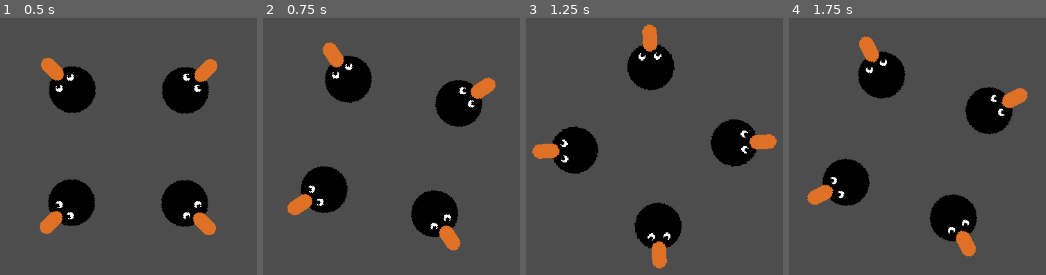
Above: before the commit, frames 1-4 (left to right).
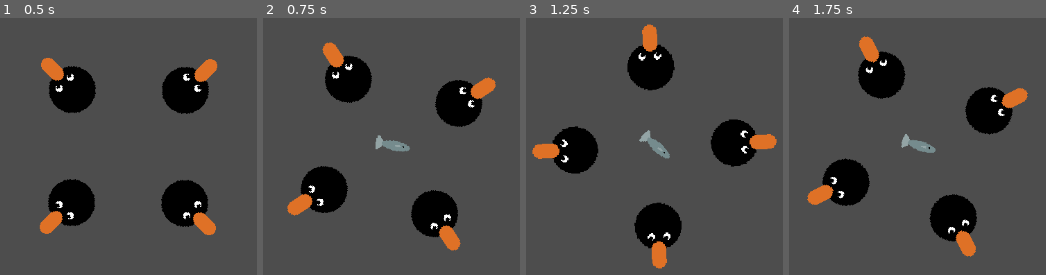
Above: after the commit, the same moments.

Repository: Keczura/projekt1gierka
Game: Godot game, scene res://node_2d.tscn
Same seed, same stepped clock (60 frames per second), same inputs: the game is played once before the commit and once after it.
Inputs:
- Up to frame 1 (0.5 s): no input
- Up to frame 2 (0.75 s): tap Enter (ui_accept) at 0.5, 0.6 s; hold Right (ui_right) from 0.53 s (still down)
- Up to frame 3 (1.25 s): keep holding Right (ui_right); tap Enter (ui_accept) at 0.77, 1.07 s
- Up to frame 4 (1.75 s): release Right (ui_right) at 1.28 s; hold Left (ui_left) from 1.28 s (still down); tap Enter (ui_accept) at 1.35, 1.52 s

Frame 1 is identical in both runs. In frame 2, 0.5% of the frame differs, in the area x 43-58%, y 45-53%; in frame 3, 0.5%, in the area x 43-57%, y 43-55%; in frame 4, 0.5%.
Error before the commit: Parse Error: Mixed use of tabs and spaces for indentation. (res://plociski.gd:7)

Commit message:
plociski

Diff:
--- a/plociski.gd
+++ b/plociski.gd
@@ -1,8 +1,7 @@
 extends Area2D
 
 @export var speed : int = 200
-var direction = +1
 
 
 func _physics_process(delta):
- 	global_position += direction * speed * delta
+	position =+ speed * transform.x * delta
--- a/plociski.tscn
+++ b/plociski.tscn
@@ -9,7 +9,6 @@
 
 [node name="Area2D" type="Area2D"]
 script = ExtResource("1_w07d2")
-speed = null
 
 [node name="CollisionShape2D" type="CollisionShape2D" parent="."]
 rotation = 1.5707964
--- a/rotator.gd
+++ b/rotator.gd
@@ -14,5 +14,4 @@
 func _physics_process(delta: float) -> void:
 	if Input.is_action_just_pressed("ui_accept"):
 		var projectile_temp = projectile.instantiate()
-		projectile_temp.direction = -1
 		add_child(projectile_temp)
